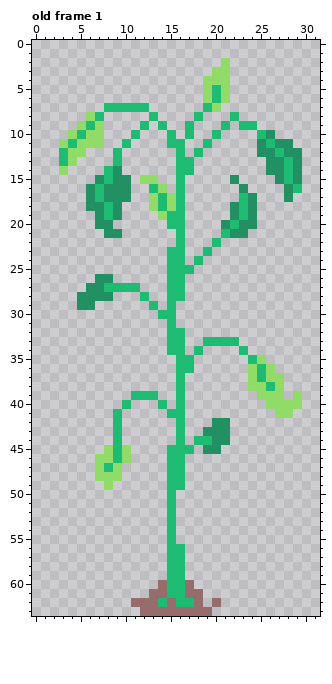
Pixel-art file: Assets/Tall.aseprite. Above: the version before the commit.
32x64 pixels, 1 frame. Shown: old frame 1. The commit also changed other frames, which this record leaves out.
After the commit:
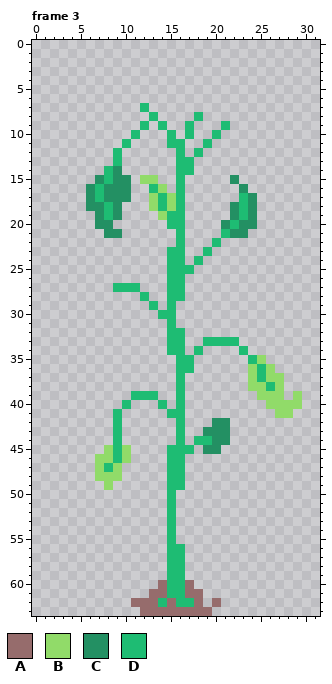
Palette (. is transparent): A #966c6c  B #91db69  C #239063  D #1ebc73
A new or re-ordered frame is compared with the old frame closest to it.
Changes in this commit:
frames 1 -> 5
--- frame 3 is new; against old frame 1
@@ x 0..31 @@
  1 ................................
- 2 .....................B..........
- 3 ....................BB..........
- 4 ...................BBB..........
- 5 ...................BDB..........
- 6 ...................BDB..........
- 7 ........DDDDD......DB...........
- 8 ......BD.....D....D...D.........
- 9 .....BDB....D.D..D...D.DD.......
-10 ....BDBB...D...D.D..D....DC.....
-11 ...BDBBB..D....DD..D.....CDCC...
-12 ...DBB...D......D.D......CCDCC..
-13 ...DB....D......DD........CCDC..
-14 ...B....DC......DD........CCDC..
-15 .......CDCC.BB..D.....C....CDC..
-16 ......CDCCC..DB.D......C....CD..
-17 ......CDCCC..BDBD......DC...C...
+ 2 ................................
+ 3 ................................
+ 4 ................................
+ 5 ................................
+ 6 ................................
+ 7 ............D...................
+ 8 .............D....D.............
+ 9 ............D.D..D...D..........
+10 ...........D...D.D..D...........
+11 ..........D....DD..D............
+12 .........D......D.D.............
+13 .........D......DD..............
+14 ........DC......DD..............
+15 .......CDCC.BB..D.....C.........
+16 ......CDCCC..DB.D......C........
+17 ......CDCCC..BDBD......DC.......
 18 ......CCDC...BDBD.....CDC.......
@@ x 3..10 @@
 25 ........
-26 ....CC..
-27 ...CCDDD
-28 ..CCCC..
-29 ..CC....
+26 ........
+27 ......DD
+28 ........
+29 ........
 30 ........
